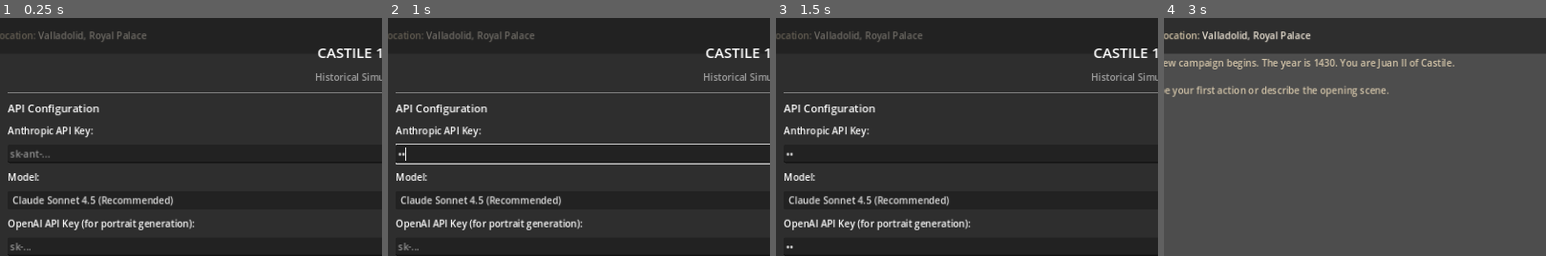
Above: before the commit, frames 1-4 (left to right).
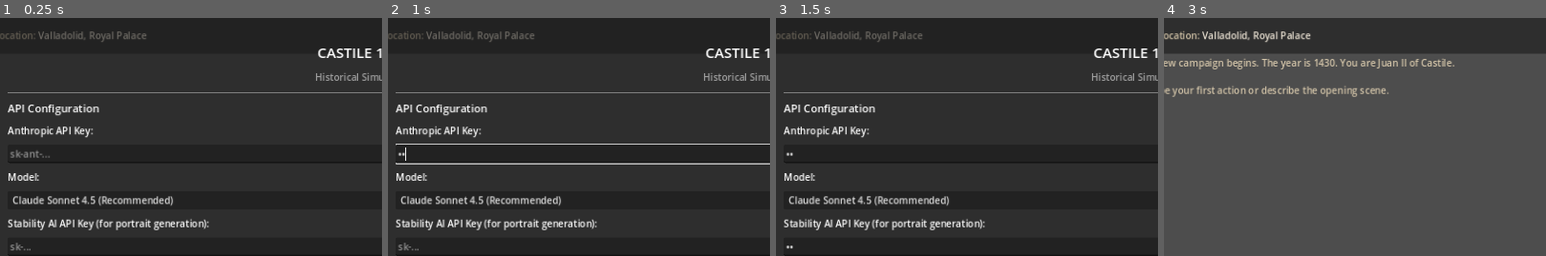
Above: after the commit, the same moments.

Repository: SSicco/History-sim
Game: Godot game, scene res://scenes/main.tscn
Same seed, same stepped clock (60 frames per second), same inputs: the game is played once before the commit and once after it.
Inputs (mouse positions are % of the whole screen's width and height, from its top left):
- Up to frame 1 (0.25 s): no input
- Up to frame 2 (1 s): click (47, 95) at 0.52 s; type "12" at 0.6 s; click (50, 29) at 0.75 s; type "12" at 0.83 s; click (50, 48) at 0.98 s
- Up to frame 3 (1.5 s): type "12" at 1.07 s; click (50, 74) at 1.27 s; type "Alex" at 1.35 s
- Up to frame 4 (3 s): click "Save API Settings" at 2 s; click "Create New Campaign" at 2.75 s
The pictures show only the part of the screen within x 2-52%, y 0-50%; the shares and areas given below are measured in that part.

The runs differ from the first frame. In frame 1, 1.3% of the frame differs, in the area x 2-55%, y 84-90%; in frame 2, 1.3%; in frame 3, 1.3%; in frame 4, nothing differs.

Commit message:
Switch portrait generation from OpenAI DALL-E to Stability AI
- Replace OpenAI DALL-E API with Stability AI Stable Image Core API
- Use multipart/form-data request format (required by Stability AI)
- Parse Stability AI JSON response format: {image, finish_reason, seed}
- Handle CONTENT_FILTERED finish reason gracefully
- Rename config key from openai_api_key to stability_api_key (with
  migration fallback to read old key)
- Update settings screen label and references to say "Stability AI"

https://claude.ai/code/session_016DjAE2hwihSi3MhUxuNpF8

Diff:
--- a/scenes/main.tscn
+++ b/scenes/main.tscn
@@ -260,7 +260,7 @@
 
 [node name="OpenAIKeyLabel" type="Label" parent="SettingsScreen/MarginContainer/ScrollContainer/VBox"]
 layout_mode = 2
-text = "OpenAI API Key (for portrait generation):"
+text = "Stability AI API Key (for portrait generation):"
 
 [node name="OpenAIKeyInput" type="LineEdit" parent="SettingsScreen/MarginContainer/ScrollContainer/VBox"]
 unique_name_in_owner = true
--- a/scripts/portrait_manager.gd
+++ b/scripts/portrait_manager.gd
@@ -1,5 +1,5 @@
 ## Manages character portrait generation, caching, and retrieval.
-## Handles DALL-E API calls to generate portraits from structured appearance data
+## Uses Stability AI API to generate portraits from structured appearance data
 ## and stores them per-campaign in portraits/{character_id}/.
 class_name PortraitManager
 extends Node
@@ -8,13 +8,12 @@
 signal portrait_failed(character_id: String, error: String)
 signal generation_started(character_id: String)
 
-const OPENAI_API_URL := "https://api.openai.com/v1/images/generations"
-const PORTRAIT_SIZE := "1024x1024"
-const PORTRAIT_MODEL := "dall-e-3"
+const STABILITY_API_URL := "https://api.stability.ai/v2beta/stable-image/generate/core"
+const PORTRAIT_MODEL := "stable-image-core"
 
 @export var data_manager: DataManager
 
-var openai_api_key: String = ""
+var stability_api_key: String = ""
 var _http_request: HTTPRequest
 var _pending_character_id: String = ""
 var _pending_context: String = ""
@@ -36,29 +35,32 @@
 	_http_request.timeout = 120.0
 	add_child(_http_request)
 	_http_request.request_completed.connect(_on_generation_completed)
-	_load_openai_config()
-
-
-func _load_openai_config() -> void:
+	_load_api_config()
+
+
+func _load_api_config() -> void:
 	if data_manager == null:
 		return
 	var config = data_manager.load_config()
 	if config != null:
-		openai_api_key = config.get("openai_api_key", "")
-
-
-func save_openai_config() -> void:
+		# Support both new and old config key for migration
+		stability_api_key = config.get("stability_api_key", config.get("openai_api_key", ""))
+
+
+func save_api_config() -> void:
 	if data_manager == null:
 		return
 	var config = data_manager.load_config()
 	if config == null:
 		config = {}
-	config["openai_api_key"] = openai_api_key
+	config["stability_api_key"] = stability_api_key
+	# Remove old key if present
+	config.erase("openai_api_key")
 	data_manager.save_config(config)
 
 
 func is_configured() -> bool:
-	return openai_api_key != "" and openai_api_key.length() > 10
+	return stability_api_key != "" and stability_api_key.length() > 10
 
 
 func is_generating() -> bool:
@@ -204,14 +206,14 @@
 	return contexts
 
 
-## Generates a portrait for a character using DALL-E.
+## Generates a portrait for a character using Stability AI.
 ## character_id: The canonical character ID.
 ## appearance: The structured appearance dictionary from character data.
 ## context: The scene context ("default", "court", "battle", "prayer").
 ## character_name: Display name for metadata.
 func generate_portrait(character_id: String, appearance: Dictionary, context: String = "default", _character_name: String = "") -> void:
 	if not is_configured():
-		portrait_failed.emit(character_id, "OpenAI API key not configured. Set it in Settings.")
+		portrait_failed.emit(character_id, "Stability AI API key not configured. Set it in Settings.")
 		return
 
 	if _is_generating:
@@ -232,24 +234,34 @@
 	_is_generating = true
 	generation_started.emit(character_id)
 
+	# Build multipart/form-data request for Stability AI
+	var boundary := "----GodotBoundary%d" % randi()
+
 	var headers := PackedStringArray([
-		"Content-Type: application/json",
-		"Authorization: Bearer %s" % openai_api_key,
+		"Content-Type: multipart/form-data; boundary=%s" % boundary,
+		"Authorization: Bearer %s" % stability_api_key,
+		"Accept: application/json",
 	])
 
-	var body := JSON.stringify({
-		"model": PORTRAIT_MODEL,
-		"prompt": prompt,
-		"n": 1,
-		"size": PORTRAIT_SIZE,
-		"response_format": "b64_json",
-	})
-
-	var err := _http_request.request(OPENAI_API_URL, headers, HTTPClient.METHOD_POST, body)
+	var body_str := ""
+	body_str += _multipart_field(boundary, "prompt", prompt)
+	body_str += _multipart_field(boundary, "output_format", "png")
+	body_str += _multipart_field(boundary, "aspect_ratio", "1:1")
+	body_str += "--%s--\r\n" % boundary
+
+	var err := _http_request.request(STABILITY_API_URL, headers, HTTPClient.METHOD_POST, body_str)
 	if err != OK:
 		_is_generating = false
 		portrait_failed.emit(character_id, "Failed to send portrait generation request: %s" % error_string(err))
 		_process_generation_queue()
+
+
+## Builds a single multipart/form-data field.
+func _multipart_field(boundary: String, field_name: String, value: String) -> String:
+	var part := "--%s\r\n" % boundary
+	part += "Content-Disposition: form-data; name=\"%s\"\r\n\r\n" % field_name
+	part += "%s\r\n" % value
+	return part
 
 
 func _on_generation_completed(result: int, response_code: int, _headers: PackedStringArray, body: PackedByteArray) -> void:
@@ -265,33 +277,37 @@
 	var response_text := body.get_string_from_utf8()
 
 	if response_code != 200:
-		var error_msg := "DALL-E API error (HTTP %d)" % response_code
+		var error_msg := "Stability AI API error (HTTP %d)" % response_code
 		var err_json := JSON.new()
 		if err_json.parse(response_text) == OK and err_json.data is Dictionary:
 			var err_data: Dictionary = err_json.data
-			if err_data.has("error") and err_data["error"] is Dictionary:
-				error_msg += ": %s" % err_data["error"].get("message", "Unknown error")
+			if err_data.has("message"):
+				error_msg += ": %s" % err_data["message"]
+			elif err_data.has("errors") and err_data["errors"] is Array:
+				error_msg += ": %s" % str(err_data["errors"])
+			elif err_data.has("name"):
+				error_msg += ": %s" % err_data["name"]
 		portrait_failed.emit(char_id, error_msg)
 		_process_generation_queue()
 		return
 
-	# Parse response
+	# Parse JSON response — Stability AI returns {"image": "<base64>", "finish_reason": "SUCCESS", "seed": ...}
 	var json := JSON.new()
 	if json.parse(response_text) != OK:
-		portrait_failed.emit(char_id, "Failed to parse DALL-E response.")
+		portrait_failed.emit(char_id, "Failed to parse Stability AI response.")
 		_process_generation_queue()
 		return
 
 	var data: Dictionary = json.data
-	if not data.has("data") or not data["data"] is Array or data["data"].is_empty():
-		portrait_failed.emit(char_id, "DALL-E response missing image data.")
-		_process_generation_queue()
-		return
-
-	var image_data: Dictionary = data["data"][0]
-	var b64_string: String = image_data.get("b64_json", "")
+	var b64_string: String = data.get("image", "")
 	if b64_string == "":
-		portrait_failed.emit(char_id, "DALL-E response missing base64 image data.")
+		portrait_failed.emit(char_id, "Stability AI response missing image data.")
+		_process_generation_queue()
+		return
+
+	var finish_reason: String = str(data.get("finish_reason", ""))
+	if finish_reason == "CONTENT_FILTERED":
+		portrait_failed.emit(char_id, "Portrait was filtered by Stability AI content policy.")
 		_process_generation_queue()
 		return
 
@@ -322,7 +338,6 @@
 	_portraits_meta["portraits"][char_id][context] = {
 		"generated_at": Time.get_datetime_string_from_system(true),
 		"model": PORTRAIT_MODEL,
-		"size": PORTRAIT_SIZE,
 	}
 	_save_portraits_meta()
 
--- a/scripts/settings_screen.gd
+++ b/scripts/settings_screen.gd
@@ -70,11 +70,11 @@
 	var saved_date: String = config.get("default_start_date", "1430-01-01")
 	start_date_input.text = saved_date
 
-	# Load OpenAI key
-	var saved_openai_key: String = config.get("openai_api_key", "")
-	if saved_openai_key != "":
-		openai_key_input.text = saved_openai_key.left(8) + "..." + saved_openai_key.right(4)
-		openai_key_input.placeholder_text = "OpenAI key configured (enter new to replace)"
+	# Load Stability AI key
+	var saved_stability_key: String = config.get("stability_api_key", config.get("openai_api_key", ""))
+	if saved_stability_key != "":
+		openai_key_input.text = saved_stability_key.left(8) + "..." + saved_stability_key.right(4)
+		openai_key_input.placeholder_text = "Stability AI key configured (enter new to replace)"
 	else:
 		openai_key_input.placeholder_text = "sk-..."
 
@@ -92,11 +92,11 @@
 
 	api_client.save_api_config()
 
-	# Save OpenAI key for portrait generation
-	var openai_key_text := openai_key_input.text.strip_edges()
-	if openai_key_text != "" and not openai_key_text.contains("...") and portrait_manager != null:
-		portrait_manager.openai_api_key = openai_key_text
-		portrait_manager.save_openai_config()
+	# Save Stability AI key for portrait generation
+	var stability_key_text := openai_key_input.text.strip_edges()
+	if stability_key_text != "" and not stability_key_text.contains("...") and portrait_manager != null:
+		portrait_manager.stability_api_key = stability_key_text
+		portrait_manager.save_api_config()
 
 	status_label.text = "Settings saved."
 	# Clear status after a delay
